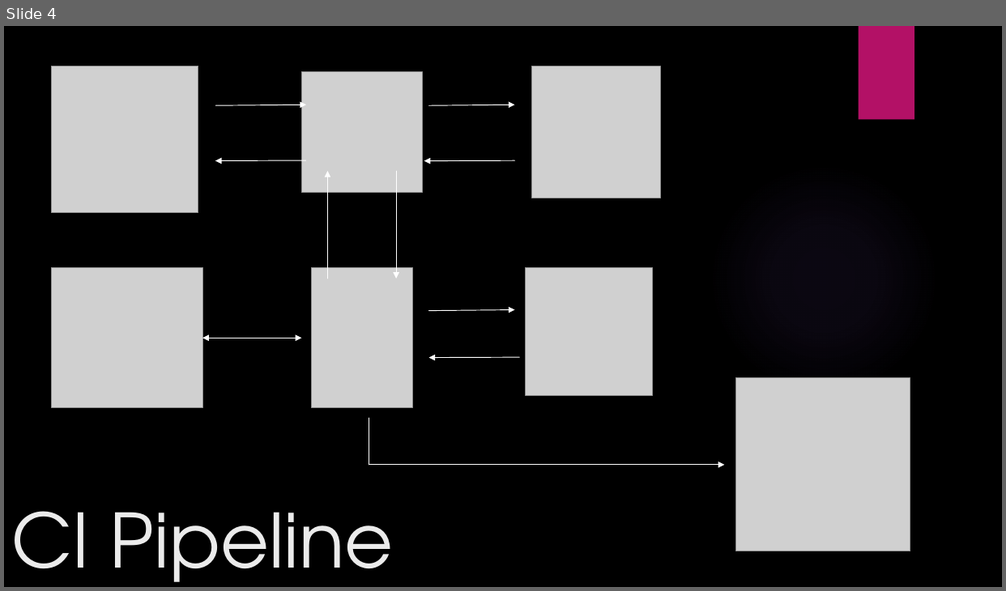
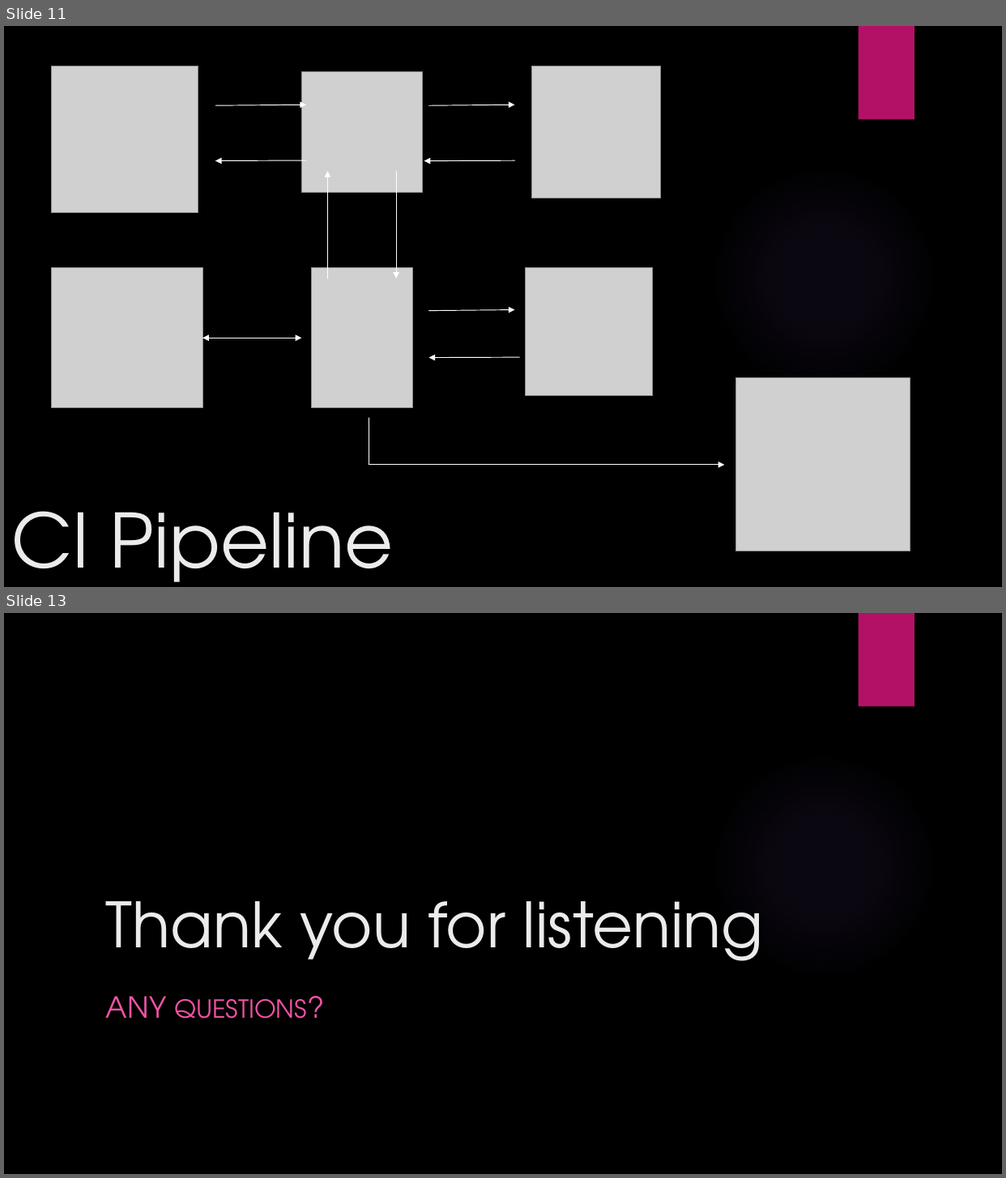
Before and after one commit to TheBartThe/assassinsGuild, a slide deck: Documentation/assassinsGuildPresentation.pptx. Shown one above the other, each under a label of ours: slide 4 before the commit, slides 11 and 13 after it; the slides between them are not shown. The pictures are 1006x591 and 1006x1178 pixels, drawn with LibreOffice and Linux fonts; fonts in the diff are those of the drawing; grey boxes stand for pictures; background and template pictures are left out. Boxes give left, top, right and bottom in pixels: in the first picture for what was removed or moved away, otherwise in the second. Text is boxed around its words. In the diff, an @@ line names an element or a change of style, - is before the commit and + after.

```diff
--- a/Documentation/assassinsGuildPresentation.pptx
+++ b/Documentation/assassinsGuildPresentation.pptx
@@ slide 13 added at [4,613,1002,1174], background picture (left out); not listed: 2 template elements that a slide beside it also shows @@
@@ title added at [106,901,764,961], 60 pt, text #EBEBEB @@
+Thank you for listening
@@ subtitle added at [106,996,307,1019], 24 pt, text #EF53A5 @@
+ANY QUESTIONS?
@@ what was slide 4 is now slide 11 @@
```
Also in this commit, not shown: 2 slides changed, 8 other slides added.
